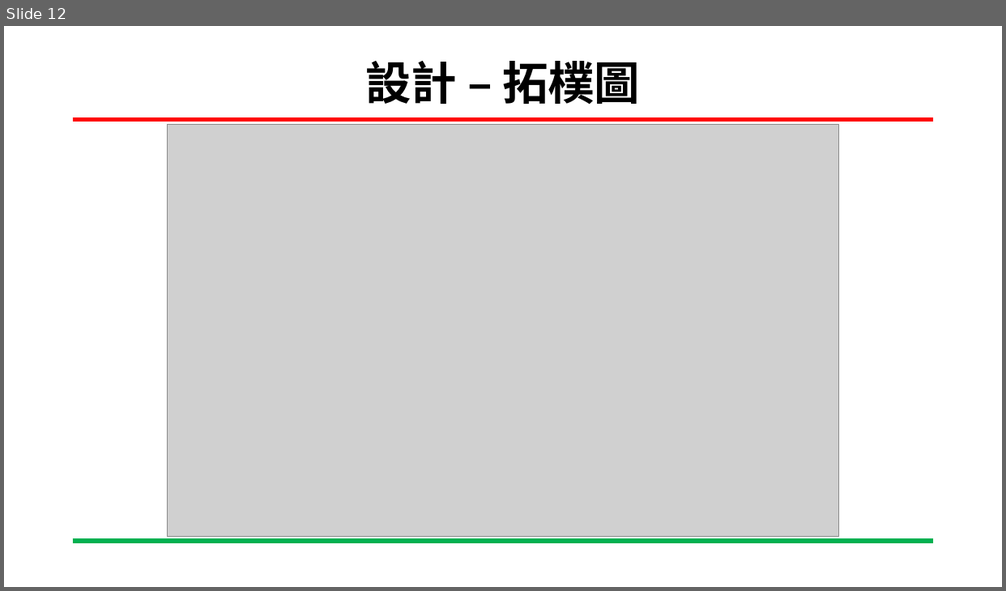
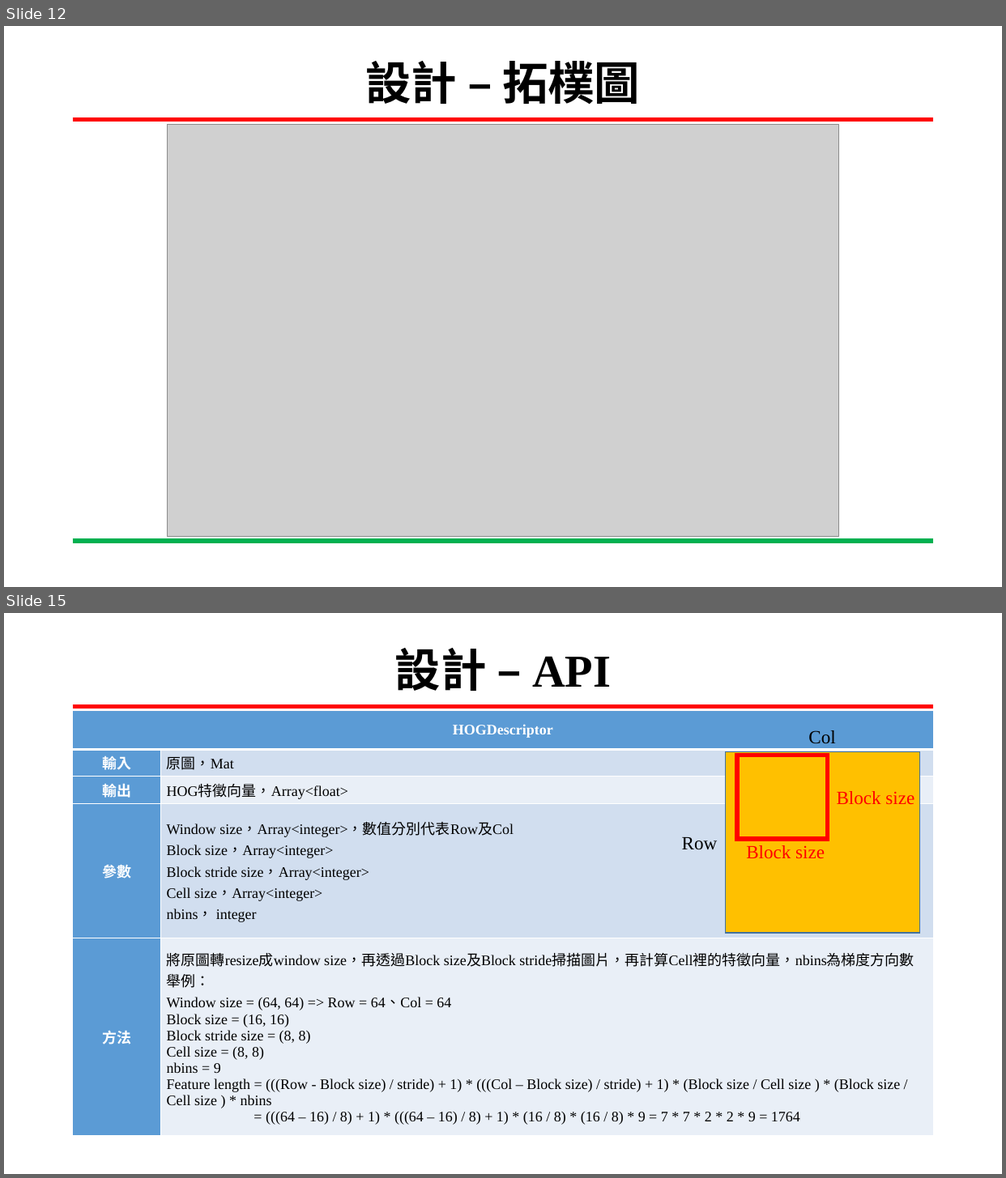
Before and after one commit to YUXING-LEE/image_process, a slide deck: final/基於分散式網路架構訓練階層式分類模型.pptx. Shown one above the other, each under a label of ours: slide 12 before the commit, slides 12 and 15 after it; the slides between them are not shown. The pictures are 1006x591 and 1006x1178 pixels, drawn with LibreOffice and Linux fonts; fonts in the diff are those of the drawing; grey boxes stand for pictures; background and template pictures are left out. Boxes give left, top, right and bottom in pixels: in the first picture for what was removed or moved away, otherwise in the second. Text is boxed around its words. In the diff, an @@ line names an element or a change of style, - is before the commit and + after.

```diff
--- a/final/基於分散式網路架構訓練階層式分類模型.pptx
+++ b/final/基於分散式網路架構訓練階層式分類模型.pptx
@@ slide 15 added at (x1=4, y1=613, x2=1002, y2=1174), background #FFFFFF; not listed: 2 template elements that a slide beside it also shows @@
@@ title added at (x1=395, y1=648, x2=611, y2=691), 44 pt, text #000000, bold @@
+設計 – API
@@ table added at (x1=73, y1=711, x2=934, y2=1128), 5 rows, 2 columns @@
+HOGDescriptor | 
+輸入 | 原圖，Mat
+輸出 | HOG特徵向量，Array<float>
+參數 | Window size，Array<integer>，數值分別代表Row及Col / Block size，Array<integer> / Block stride size，Array<integer> / Cell size，Array<integer> / nbins， integer
+方法 | 將原圖轉resize成window size，再透過Block size及Block stride掃描圖片，再計算Cell裡的特徵向量，nbins為梯度方向數 / 舉例： / Window size = (64, 64) => Row = 64、Col = 64 / Block size = (16, 16) / Block stride size = (8, 8) / Cell size = (8, 8) / nbins = 9 / Feature length = (((Row - Block size) / stride) + 1) * (((Col – Block size) / stride) + 1) * (Block size / Cell size ) * (Block size / Cell size ) * nbins / = (((64 – 16) / 8) + 1) * (((64 – 16) / 8) + 1) * (16 / 8) * (16 / 8) * 9 = 7 * 7 * 2 * 2 * 9 = 1764
@@ group added at (x1=682, y1=730, x2=920, y2=934): 4 texts, 2 rectangles @@
+Col
+Row
+Block size
+Block size
```
Also in this commit, not shown: 3 other slides added, 4 other files.
